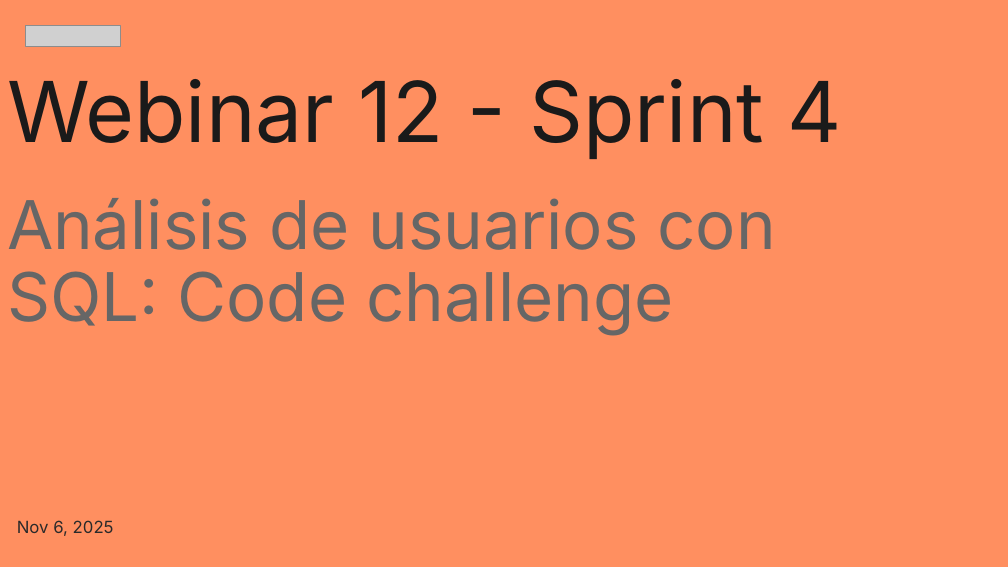
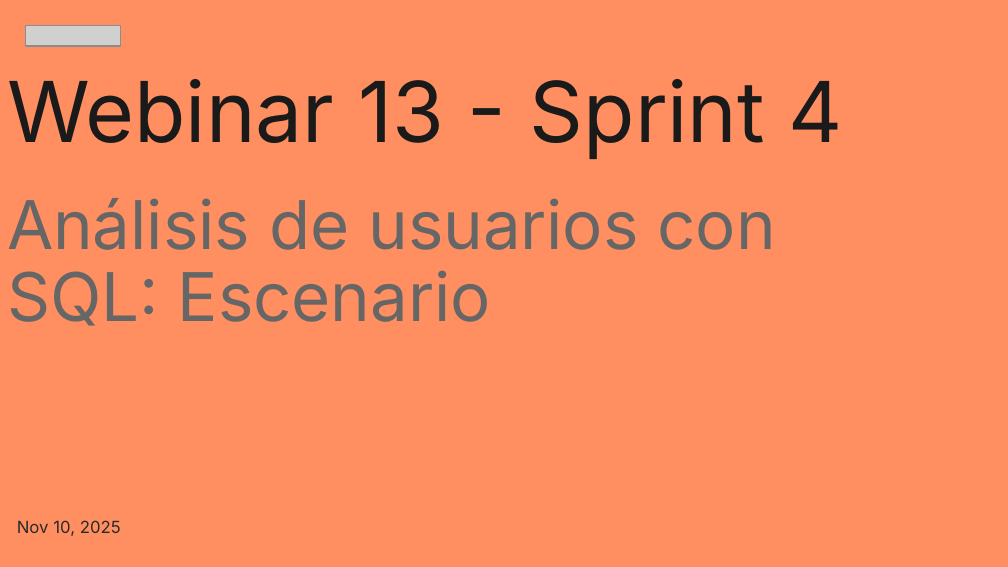
Before and after one commit to zyntonyson/bootcamp_ds_da, a slide deck: slide 1 of 04-da-v8-user-journey/13-user-journey.pptx. Drawn at 1008x567 pixels with LibreOffice and Linux fonts; fonts in the diff are those of the drawing; grey boxes stand for pictures. Boxes give left, top, right and bottom in pixels: in the first picture for what was removed or moved away, otherwise in the second. Text is boxed around its words. In the diff, an @@ line names an element or a change of style, - is before the commit and + after.

```diff
--- a/04-da-v8-user-journey/13-user-journey.pptx
+++ b/04-da-v8-user-journey/13-user-journey.pptx
@@ title at (7, 79, 842, 326): text changed @@
-Webinar 12 - Sprint 4
-Análisis de usuarios con SQL: Code challenge
+Webinar 13 - Sprint 4
+Análisis de usuarios con SQL: Escenario
@@ subtitle at (17, 520, 121, 536): text changed @@
-Nov 6, 2025
+Nov 10, 2025
```
Also in this commit, not shown: 2 other slides changed, 5 other files.
